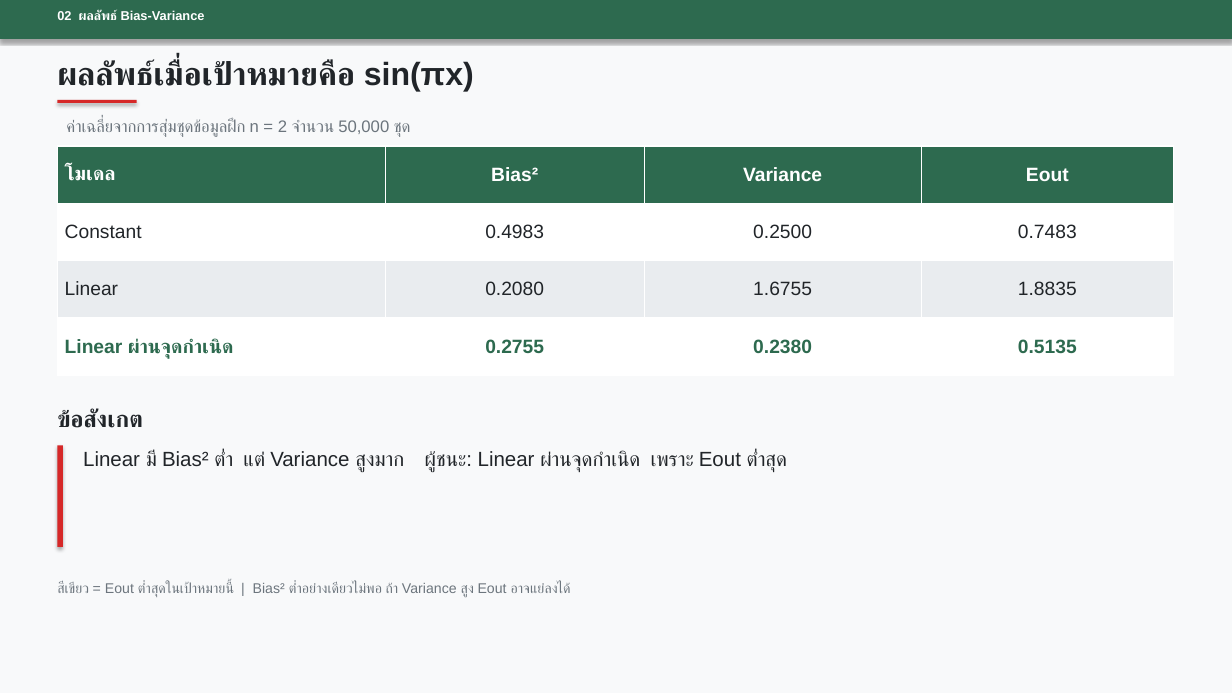
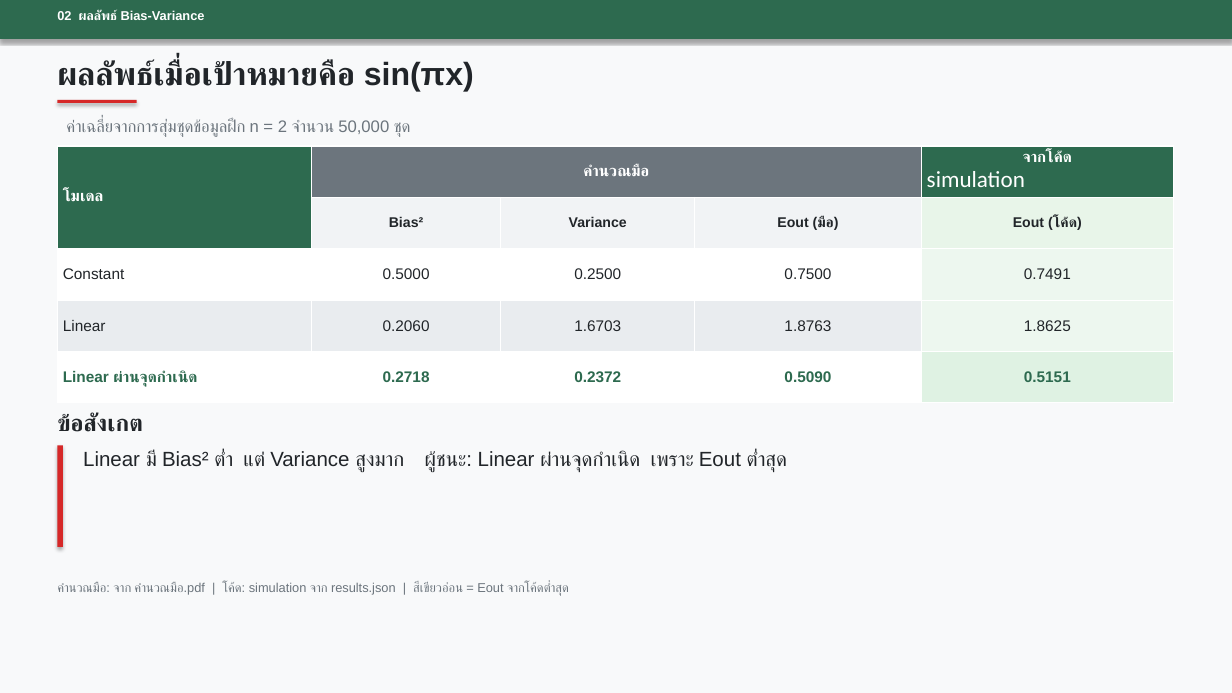
Before and after one commit to HungryBro/Machine_Leaning, a slide deck: slide 3 of Assignment/Week3/Slide/slides_Week3.pptx. Drawn at 1232x693 pixels with LibreOffice and Linux fonts; fonts in the diff are those of the drawing. Boxes give left, top, right and bottom in pixels: in the first picture for what was removed or moved away, otherwise in the second. Text is boxed around its words. In the diff, an @@ line names an element or a change of style, - is before the commit and + after.

```diff
--- a/Assignment/Week3/Slide/slides_Week3.pptx
+++ b/Assignment/Week3/Slide/slides_Week3.pptx
@@ table at (57,146,1174,403) @@
-โมเดล | Bias² | Variance | Eout
-Constant | 0.4983 | 0.2500 | 0.7483
-Linear | 0.2080 | 1.6755 | 1.8835
-Linear ผ่านจุดกำเนิด | 0.2755 | 0.2380 | 0.5135
+โมเดล | คำนวณมือ |  |  | จากโค้ด / simulation
+ | Bias² | Variance | Eout (มือ) | Eout (โค้ด)
+Constant | 0.5000 | 0.2500 | 0.7500 | 0.7491
+Linear | 0.2060 | 1.6703 | 1.8763 | 1.8625
+Linear ผ่านจุดกำเนิด | 0.2718 | 0.2372 | 0.5090 | 0.5151
@@ text "ข้อสังเกต": place and size @@
-text "ข้อสังเกต" at (57,409,143,428)
+text "ข้อสังเกต" at (57,413,143,432)
@@ text at (57,582,569,596): text changed; size 11 to 10 pt @@
-สีเขียว = Eout ต่ำสุดในเป้าหมายนี้ | Bias² ต่ำอย่างเดียวไม่พอ ถ้า Variance สูง Eout อาจแย่ลงได้
+คำนวณมือ: จาก คำนวณมือ.pdf | โค้ด: simulation จาก results.json | สีเขียวอ่อน = Eout จากโค้ดต่ำสุด
```
Also in this commit, not shown: 1 other slide changed, 8 other files.
